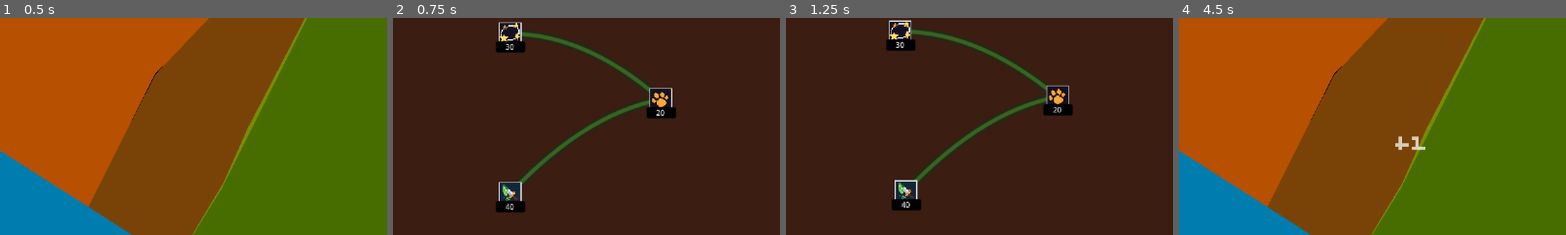
Above: before the commit, frames 1-4 (left to right).
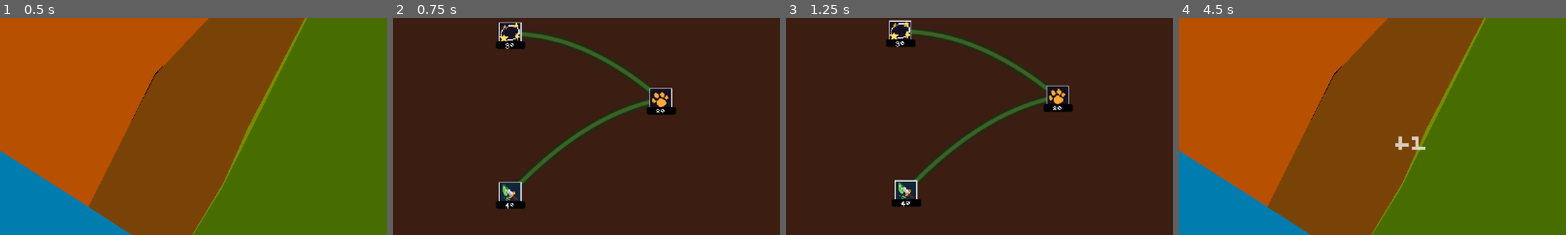
Above: after the commit, the same moments.

Repository: azizul987/Sawit-io
Game: Godot game, scene res://Scene/main.tscn
The game is run twice, just before and just after one commit, with the same random seed, the same clock (stepped at 60 frames per second) and the same inputs.
Inputs (mouse positions are % of the whole screen's width and height, from its top left):
- Up to frame 1 (0.5 s): no input
- Up to frame 2 (0.75 s): click (93, 12) at 0.5 s
- Up to frame 3 (1.25 s): no input
- Up to frame 4 (4.5 s): click (93, 12) at 1.25 s; tap Enter at 2, 3.5 s; move the mouse to (72, 45) at 2.02 s; hold Right (ui_right) 2.03-2.75 s; tap Q (zoom_in) at 2.1 s; click (72, 45) at 2.17 s; tap E (zoom_out) at 2.3, 3.8 s; tap Space at 2.75, 4.25 s; drag from (30, 55) to (45, 70) at 2.77 s; move the mouse to (60, 28) at 3.52 s; hold Right (ui_right) 3.53-4.25 s; hold M (add_coin) 3.53-4.25 s; click (60, 28) at 3.67 s; drag from (45, 70) to (20, 35) at 4.27 s
The pictures show only the part of the screen within x 17-67%, y 34-84%; the shares and areas given below are measured in that part.

Frame 1 is identical in both runs. In frame 2, 0.5% of the frame differs, in the area x 26-74%, y 11-90%; in frame 3, 0.6%, in the area x 25-75%, y 10-89%; in frame 4, nothing differs.

Commit message:
add zoom to savefile

Diff:
--- a/Logic/object_For_skrip/tempelete_button.tscn
+++ b/Logic/object_For_skrip/tempelete_button.tscn
@@ -1,6 +1,7 @@
 [gd_scene format=3 uid="uid://bevyfhtavokcv"]
 
 [ext_resource type="Texture2D" uid="uid://djoaahgypiibf" path="res://temp tekture/skill_icons_by_quintino_pixels/24x24/skill_icons7.png" id="1_2fr6c"]
+[ext_resource type="FontFile" uid="uid://bgj0m7o0vpyqi" path="res://temp tekture/font/BPdotsSquareBold.otf" id="1_tcc8u"]
 
 [sub_resource type="StyleBoxFlat" id="StyleBoxFlat_2fr6c"]
 bg_color = Color(0, 0, 0, 1)
@@ -25,6 +26,7 @@
 offset_top = 20.0
 offset_right = 28.0
 offset_bottom = 28.0
+theme_override_fonts/font = ExtResource("1_tcc8u")
 theme_override_font_sizes/font_size = 8
 theme_override_styles/normal = SubResource("StyleBoxFlat_2fr6c")
 theme_override_styles/pressed = SubResource("StyleBoxFlat_tcc8u")
--- a/Logic/skrip/SaveManager.gd
+++ b/Logic/skrip/SaveManager.gd
@@ -37,7 +37,11 @@
 	var data := read_save_data()
 
 	data["point"] = Point.point
-
+	data["skill_tree_camera"]={
+		"x":Point.skill_tree_camera.x,
+		"y":Point.skill_tree_camera.y,
+		"z":Point.skill_tree_camera.z
+	}
 	write_save_data(data)
 	#print("Point saved")
 
@@ -46,7 +50,16 @@
 	var data := read_save_data()
 
 	Point.point = int(data.get("point", 10000))
-
+	var cam_data:Dictionary=data.get("skill_tree_camera",{
+		"x":0.0,
+		"y":0.0,
+		"z":1.4
+	})
+	Point.skill_tree_camera=Vector3(
+		float(cam_data.get("x")),
+		float(cam_data.get("y")),
+		float(cam_data.get("z"))
+	)
 	#print("Point loaded:", Point.point)
 
 
--- a/Logic/skrip/global/point.gd
+++ b/Logic/skrip/global/point.gd
@@ -3,6 +3,8 @@
 
 var point =10011
 var cd=1
+var skill_tree_camera:Vector3
+var main_tree_camera:Vector2
 func add_point(value):
 	point += value
 	#print("Point sekarang: ", point)
--- a/Ui/SkillTreeCma.gd
+++ b/Ui/SkillTreeCma.gd
@@ -8,7 +8,9 @@
 var is_dragging := false
 
 func _ready() -> void:
-	enabled = true
+	position.x=Point.skill_tree_camera.x
+	position.y=Point.skill_tree_camera.y
+	zoom=Vector2(Point.skill_tree_camera.z,Point.skill_tree_camera.z)
 
 func _process(delta: float) -> void:
 	var direction := Vector2.ZERO
@@ -39,10 +41,16 @@
 		if event.button_index == MOUSE_BUTTON_RIGHT:
 			is_dragging = event.pressed
 
+
 	if event is InputEventMouseMotion and is_dragging:
 		position -= event.relative / zoom.x
+		Point.skill_tree_camera.x=position.x
+		Point.skill_tree_camera.y=position.y
+		SaveManager.save_game()
 
 func zoom_camera(value):
 	var new_zoom = zoom.x + value
 	new_zoom = clamp(new_zoom, min_zoom, max_zoom)
 	zoom = Vector2(new_zoom, new_zoom)
+	Point.skill_tree_camera.z=zoom.x
+	SaveManager.save_game()
